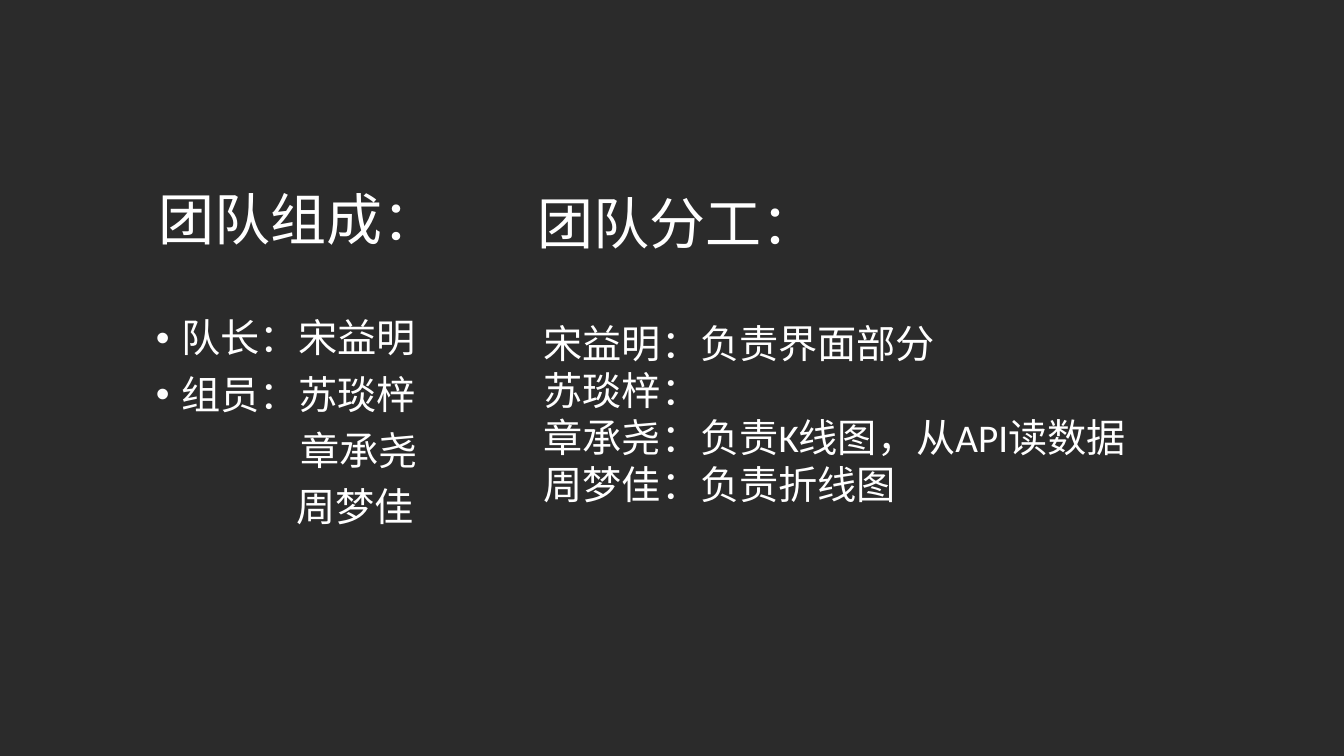
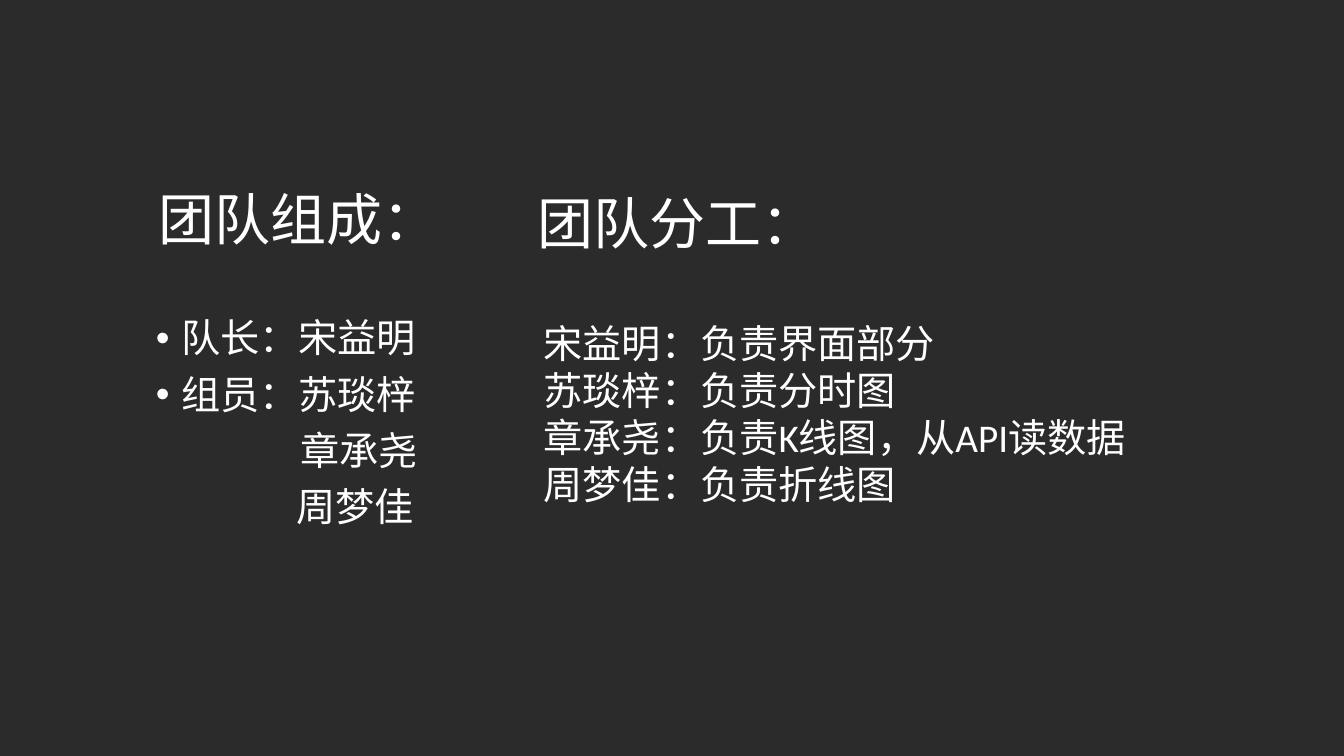
Before and after one commit to bedisdover/AnyQuant, a slide deck: slide 2 of docs/AnyQuant项目组织与交流.pptx. Drawn at 1344x756 pixels with LibreOffice and Linux fonts; fonts in the diff are those of the drawing; background and template pictures are left out; a plain dark background stands for a picture behind light text. Boxes give left, top, right and bottom in pixels: in the first picture for what was removed or moved away, otherwise in the second. Text is boxed around its words. In the diff, an @@ line names an element or a change of style, - is before the commit and + after.

Commit message:
Other:show ppt

```diff
--- a/docs/AnyQuant项目组织与交流.pptx
+++ b/docs/AnyQuant项目组织与交流.pptx
@@ text at (544,372,896,408): text changed @@
-苏琰梓：
+苏琰梓：负责分时图
```
Also in this commit, not shown: 1 other file.
